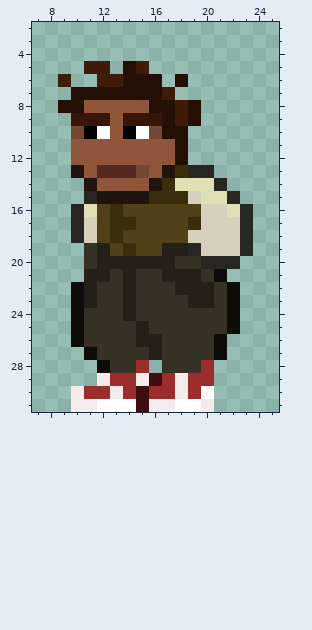
Pixel-art sprite: Assets/Sprites/Actors/Actor3Idle.png. The picture above is the old version.
The file is 256x256 pixels, drawn in blocks of 8x8; one block is one cell here. Colours within 5 levels of each other are drawn and written as one. Shown: x 7..25, y 2..31.
Once edited:
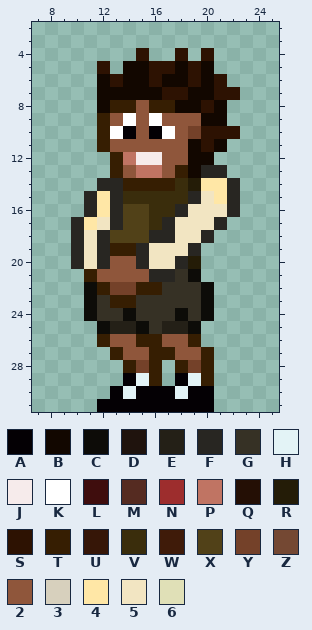
Palette (. is transparent): A #040004  B #120700  C #0d0c08  D #1f130d  E #242017  F #282622  G #363125  H #e3f3f6  J #f6ebeb  K #ffffff  L #3f0d0d  M #552b21  N #9d2d2d  P #c07463  Q #240f05  R #241c07  S #2d1202  T #361e02  U #361607  V #3a2d0c  W #3f1b09  X #514118  Y #744129  Z #744833  2 #8f563b  3 #d7d0bd  4 #ffe7a6  5 #f2e5c2  6 #e0e0b7
Edits made:
@@ x 7..25 @@
  3 ...................
- 4 ...................
- 5 ....WW.QW..........
- 6 ..W..WWQQQ.Q.......
- 7 ...QQQQQQQW........
- 8 ..QQ22222QQWQ......
- 9 ...UUU2UUUQWQ......
-10 ...ZAK2AKZQQ.......
-11 ...22222222Q.......
-12 ...22222222Q.......
-13 ...D2MMMZ2DVFF.....
-14 ....D2222DV666F....
-15 ....FDDDDVVV366F...
-16 ...F6XVXXXXXX336F..
-17 ...F3XVVXXXXV333F..
-18 ...F3XVXXXXX3333F..
-19 ....GEXVXXEEF333F..
-20 ....GEEEEEEGGFFF...
-21 ....EEGEGGEEEGC....
-22 ...CEGGEGGGEEEGC...
-23 ...CEGGEGGGGEEGC...
-24 ...CGGGEGGGGGGGC...
-25 ...CGGGGEGGGGGGC...
-26 ...CGGGGEEGGGGC....
-27 ....CGGGGEGGGGC....
-28 .....CGGN.GGGN.....
-29 .....JNNJLNJNN.....
-30 ...JNNJNLNNJNK.....
-31 ...JJKKKLJJKKJ.....
+ 4 ........S..S.S.....
+ 5 .....S.BBSSBSB.....
+ 6 .....BSBBSBBSBS....
+ 7 .....BBBBBSSBBSS...
+ 8 .....BTT2TTBBSB....
+ 9 .....T2K2K222BB....
+10 .....TKA2AK2YSSS...
+11 .....T222222BSB....
+12 ......TPJJ22BB.....
+13 ......T2PP2TBFF....
+14 .....FFTTTTVR44F...
+15 ....F4FVVVVVF54F...
+16 ....F4FXXVVF555F...
+17 ...F45FXXVF555F....
+18 ...F5FXXXFF55F.....
+19 ...F5FTTF555F......
+20 ...F5F22F55FR......
+21 ....T2222FFGC......
+22 ....CTYYTTGGGC.....
+23 ....CGTTGGGGGC.....
+24 ....CGGCGGGCGC.....
+25 .....CEECGEEC......
+26 .....T22TT22T......
+27 ......T22TT22T.....
+28 .......TYT.TYT.....
+29 .......AHT.AHT.....
+30 ......AHAAAHAA.....
+31 .....AAAAAAAAA.....
